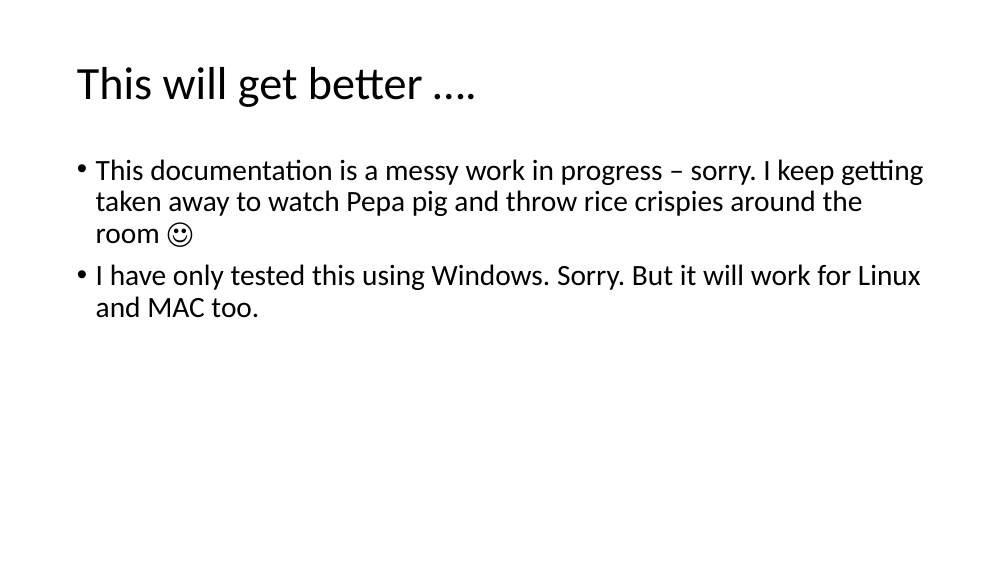
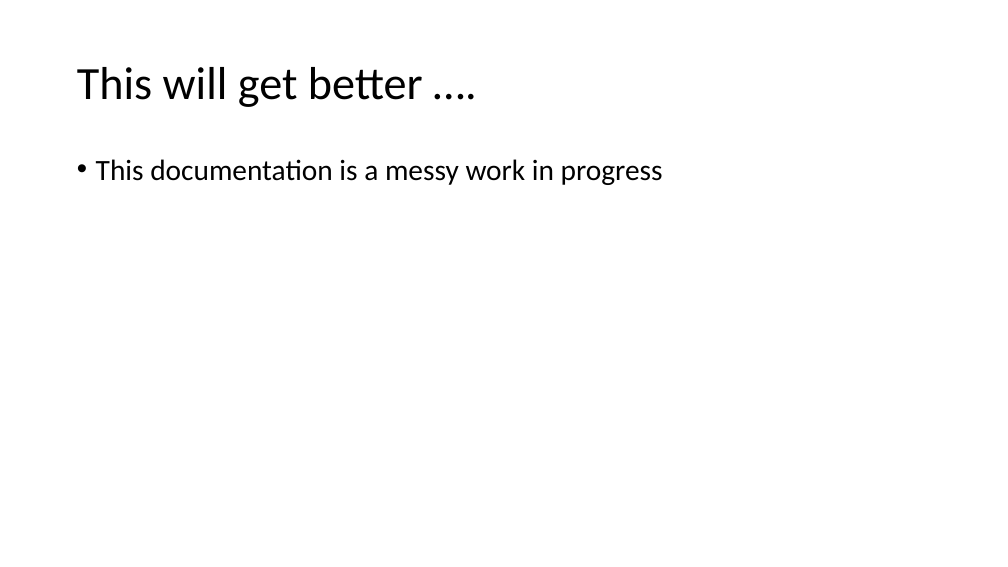
Before and after one commit to peterthorpe5/How_to_use_Kennedy_HPC, a slide deck: slide 2 of kenedy_getting_started-V1.pptx. Drawn at 1008x567 pixels with LibreOffice and Linux fonts; fonts in the diff are those of the drawing. Boxes give left, top, right and bottom in pixels: in the first picture for what was removed or moved away, otherwise in the second. Text is boxed around its words. In the diff, an @@ line names an element or a change of style, - is before the commit and + after.

Commit message:
updates

```diff
--- a/kenedy_getting_started-V1.pptx
+++ b/kenedy_getting_started-V1.pptx
@@ text at (96,159,663,185): text changed @@
-• This documentation is a messy work in progress – sorry. I keep getting taken away to watch Pepa pig and throw rice crispies around the room ☺
-• I have only tested this using Windows. Sorry. But it will work for Linux and MAC too.
+• This documentation is a messy work in progress
```
Also in this commit, not shown: 1 slide added.
